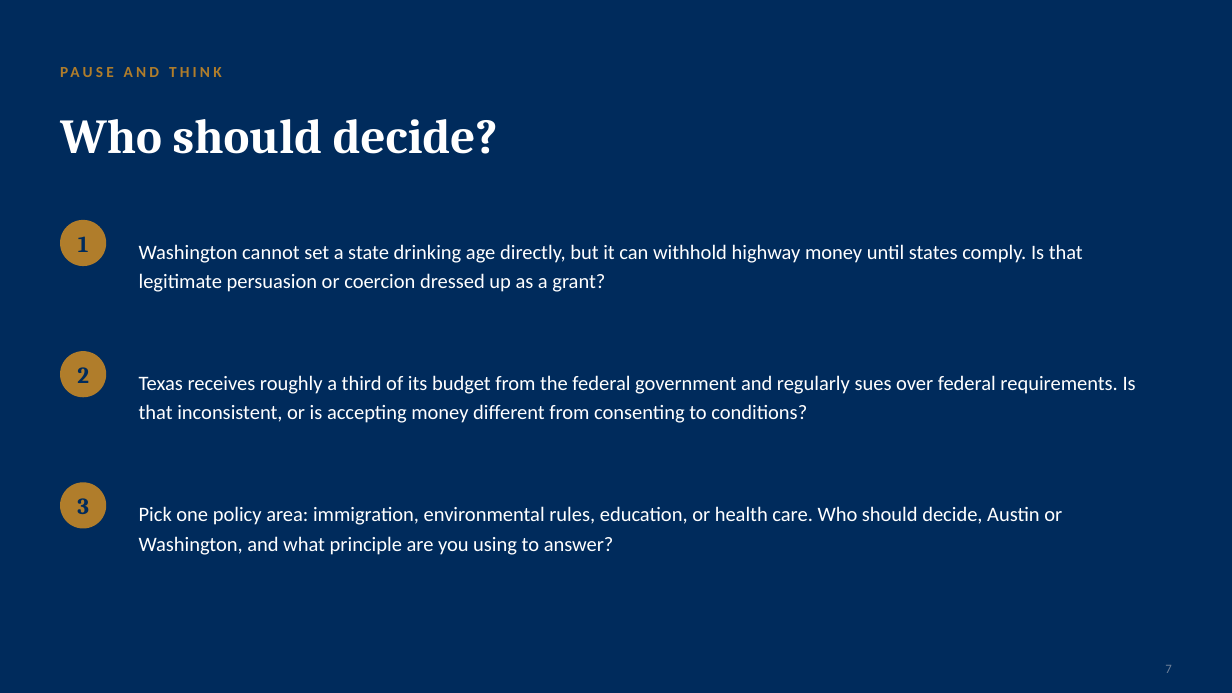
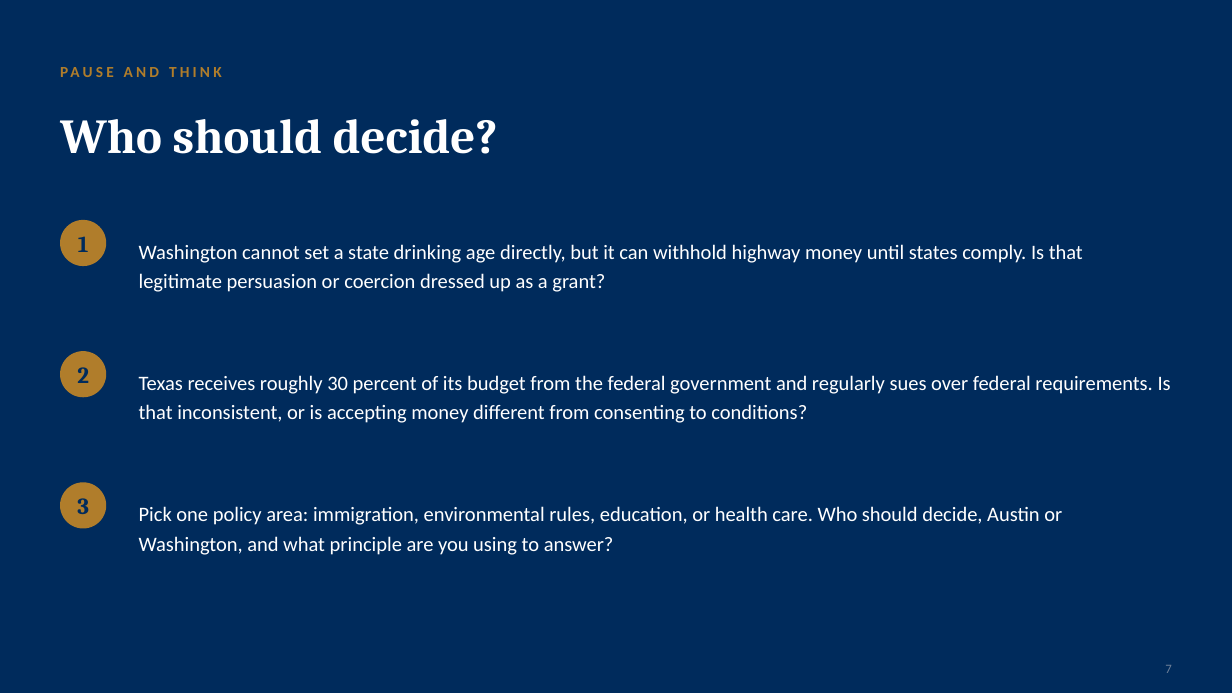
Before and after one commit to ProfessorJaredAlanStewart/texas-govt-modules, a slide deck: slide 8 of slides/Chapter 03 - Federalism (Lecture Deck).pptx. Drawn at 1232x693 pixels with LibreOffice and Linux fonts; fonts in the diff are those of the drawing. Boxes give left, top, right and bottom in pixels: in the first picture for what was removed or moved away, otherwise in the second. Text is boxed around its words. In the diff, an @@ line names an element or a change of style, - is before the commit and + after.

```diff
--- a/slides/Chapter 03 - Federalism (Lecture Deck).pptx
+++ b/slides/Chapter 03 - Federalism (Lecture Deck).pptx
@@ text at bbox=[139, 375, 1171, 423]: text changed @@
-Texas receives roughly a third of its budget from the federal government and regularly sues over federal requirements. Is that inconsistent, or is accepting money different from consenting to conditions?
+Texas receives roughly 30 percent of its budget from the federal government and regularly sues over federal requirements. Is that inconsistent, or is accepting money different from consenting to conditions?
```
Also in this commit, not shown: 3 other slides changed, 58 other files.
